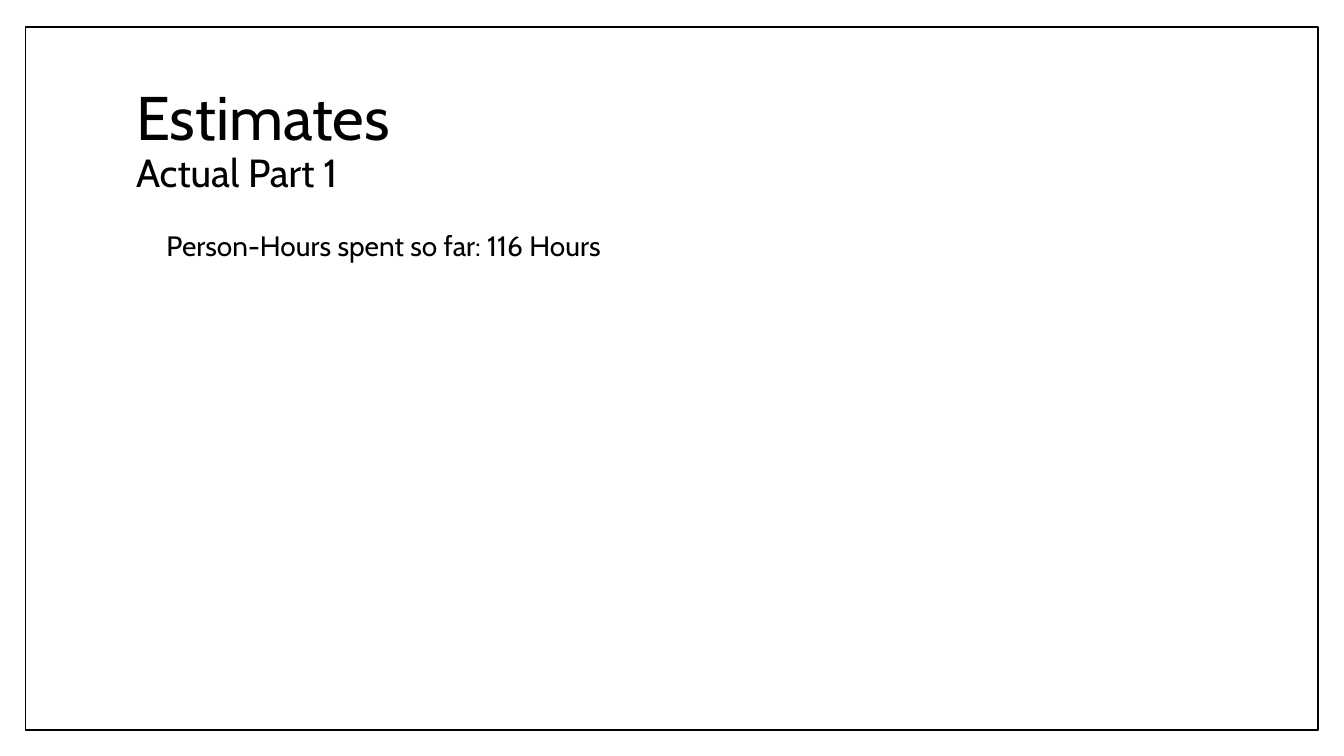
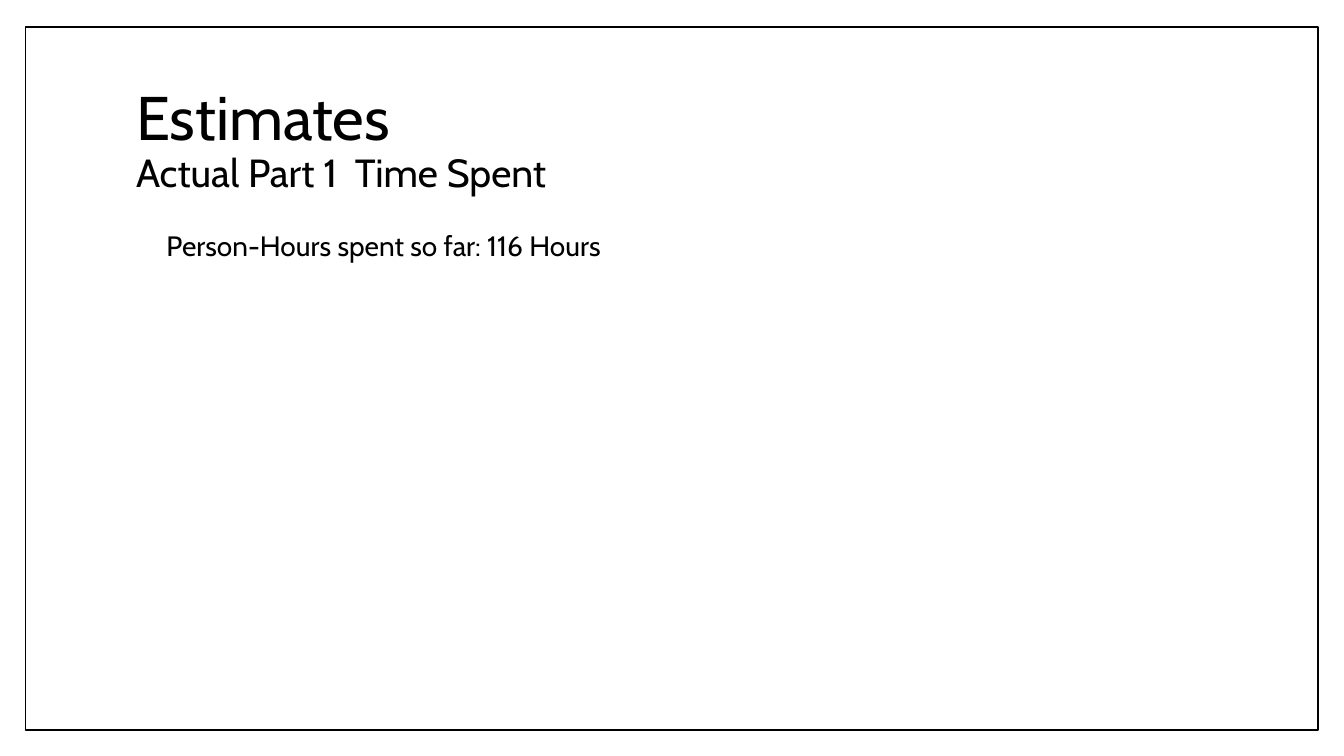
Before and after one commit to umdfeynman/umdfeynman, a slide deck: slide 13 of Work_In_Progress/CS/SPMP_Presentation_Erik_Modified.pptx. Drawn at 1344x756 pixels with LibreOffice and Linux fonts; fonts in the diff are those of the drawing. Boxes give left, top, right and bottom in pixels: in the first picture for what was removed or moved away, otherwise in the second. Text is boxed around its words. In the diff, an @@ line names an element or a change of style, - is before the commit and + after.

```diff
--- a/Work_In_Progress/CS/SPMP_Presentation_Erik_Modified.pptx
+++ b/Work_In_Progress/CS/SPMP_Presentation_Erik_Modified.pptx
@@ title at bbox=[136, 97, 546, 197]: text changed @@
-Estimates
-Actual Part 1
+Estimates
+Actual Part 1 Time Spent
```
Also in this commit, not shown: 17 other slides changed.
